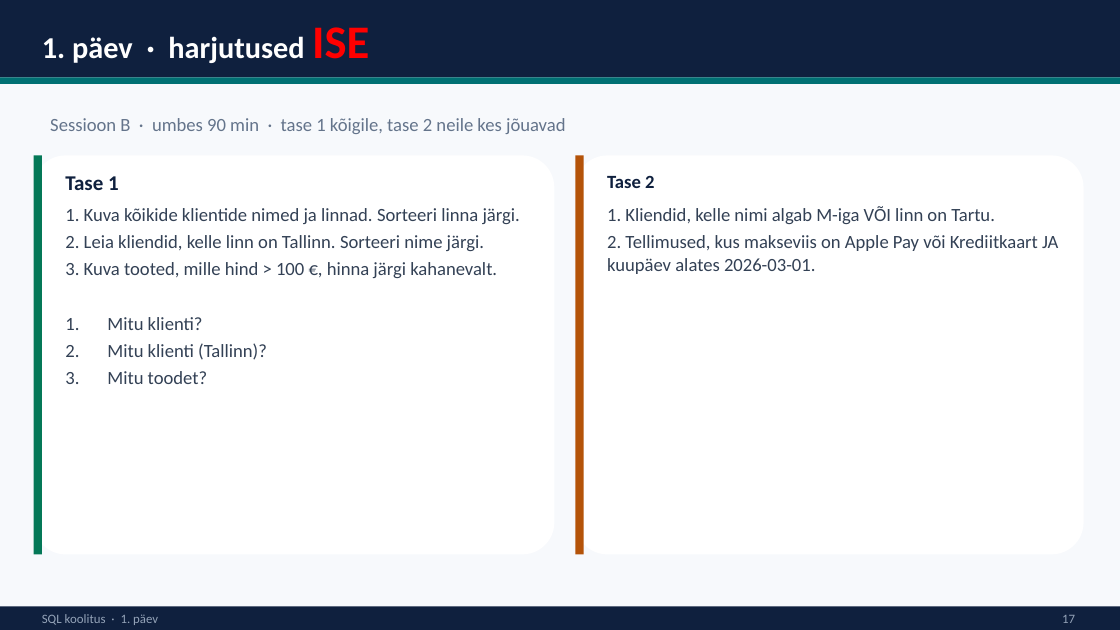
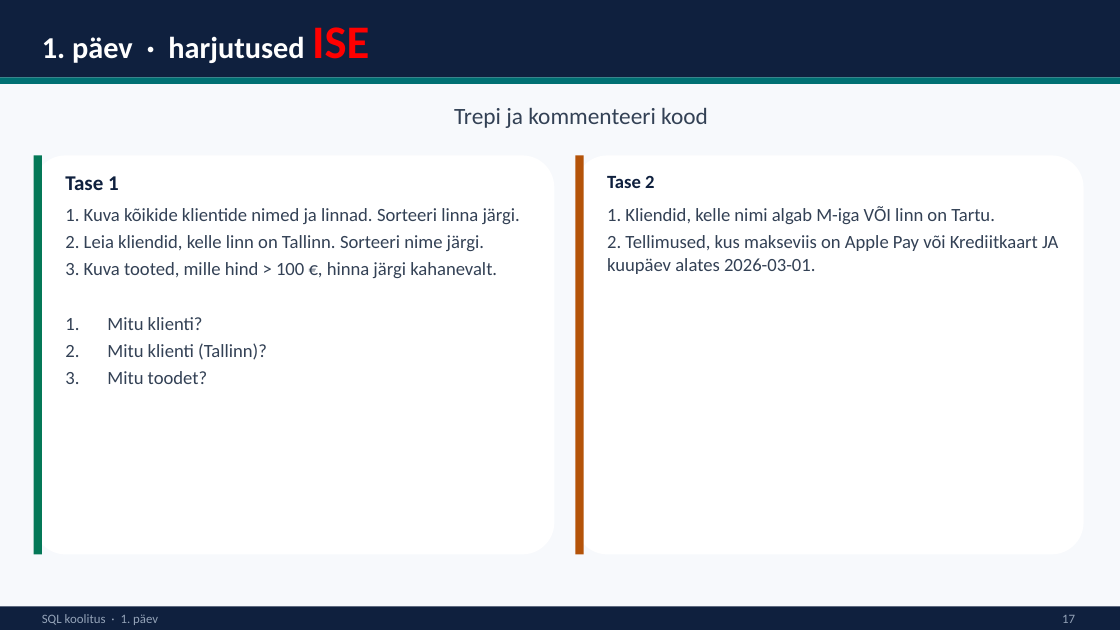
Before and after one commit to emilieabel/andmetarkus, a slide deck: slide 33 of Materjalid/Day6 SQL/6-paev-andmetarkus-esitlus.pptx (slide 32 before the commit). Drawn at 1120x630 pixels with LibreOffice and Linux fonts; fonts in the diff are those of the drawing. Boxes give left, top, right and bottom in pixels: in the first picture for what was removed or moved away, otherwise in the second. Text is boxed around its words. In the diff, an @@ line names an element or a change of style, - is before the commit and + after.

```diff
--- a/Materjalid/Day6 SQL/6-paev-andmetarkus-esitlus.pptx
+++ b/Materjalid/Day6 SQL/6-paev-andmetarkus-esitlus.pptx
@@ text removed at [50, 118, 565, 134] @@
-Sessioon B · umbes 90 min · tase 1 kõigile, tase 2 neile kes jõuavad
@@ text added at [454, 108, 708, 128], 20 pt, text #334155 @@
+Trepi ja kommenteeri kood
```
Also in this commit, not shown: 1 other file.
